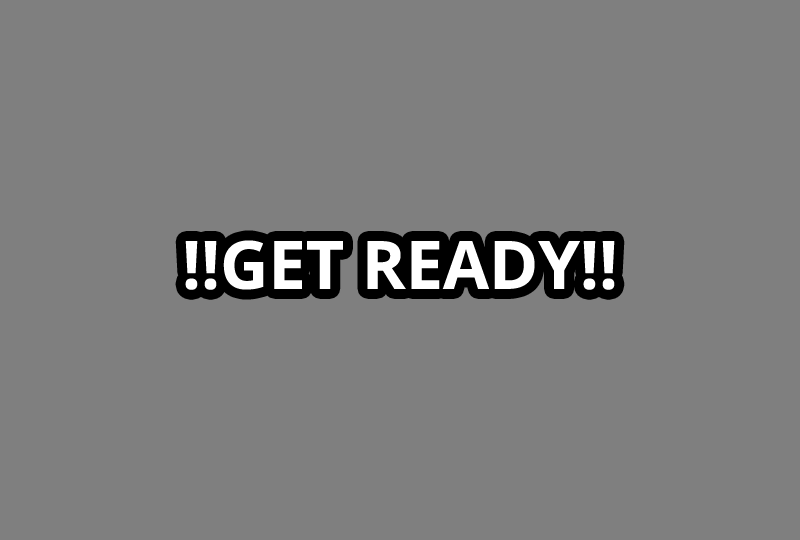
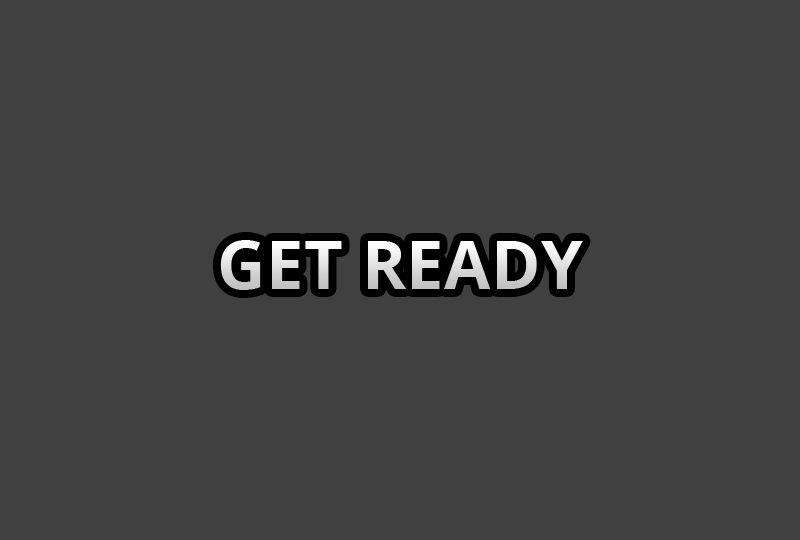
The second 800 × 540 image is a revision of the first. Changes to its layers:
renamed "!!GET READY!!" to "GET READY", painted on it over [185, 240, 615, 290]
"Layer 1": opacity 50% → 75% over [0, 0, 800, 540]
